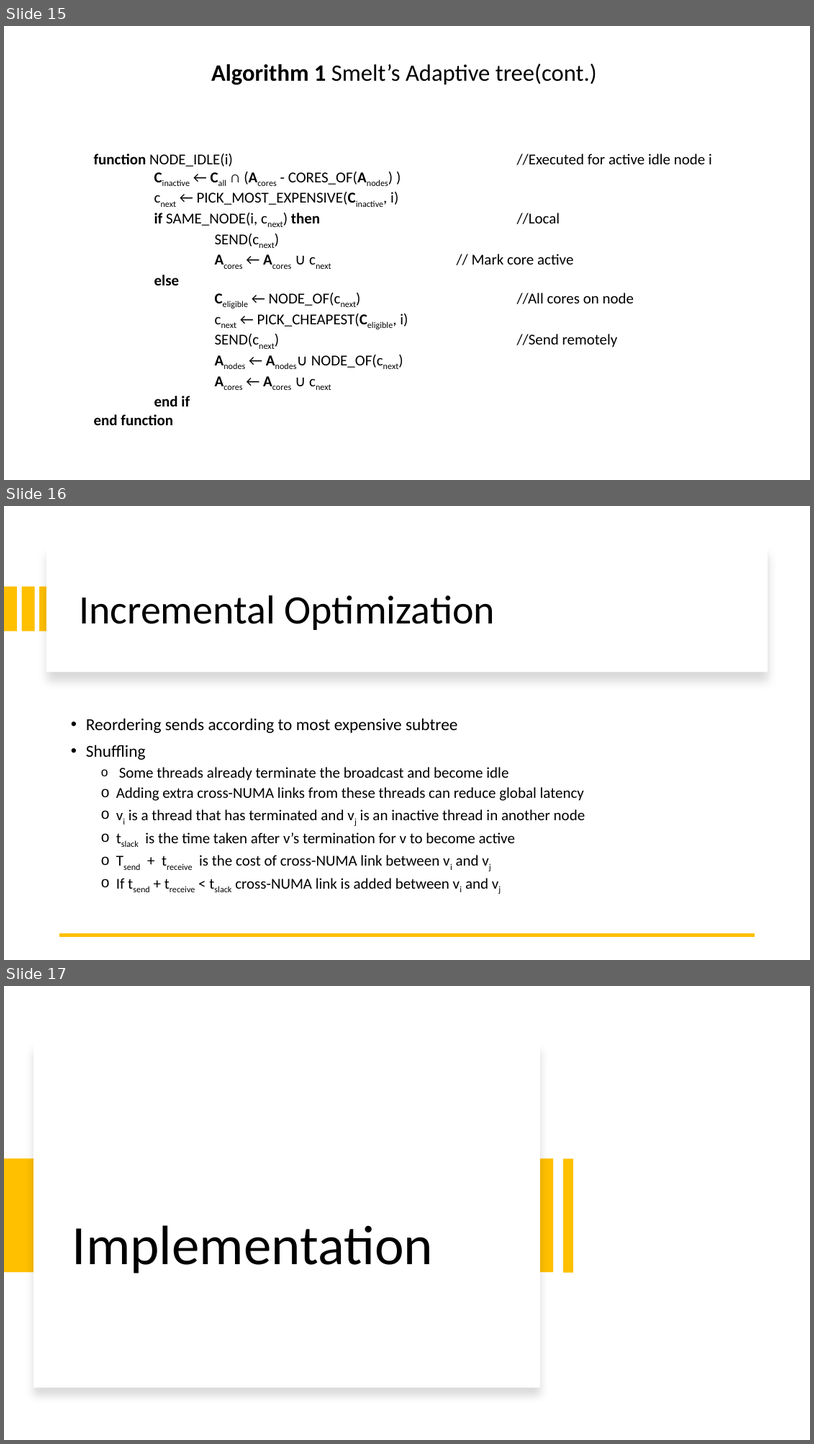
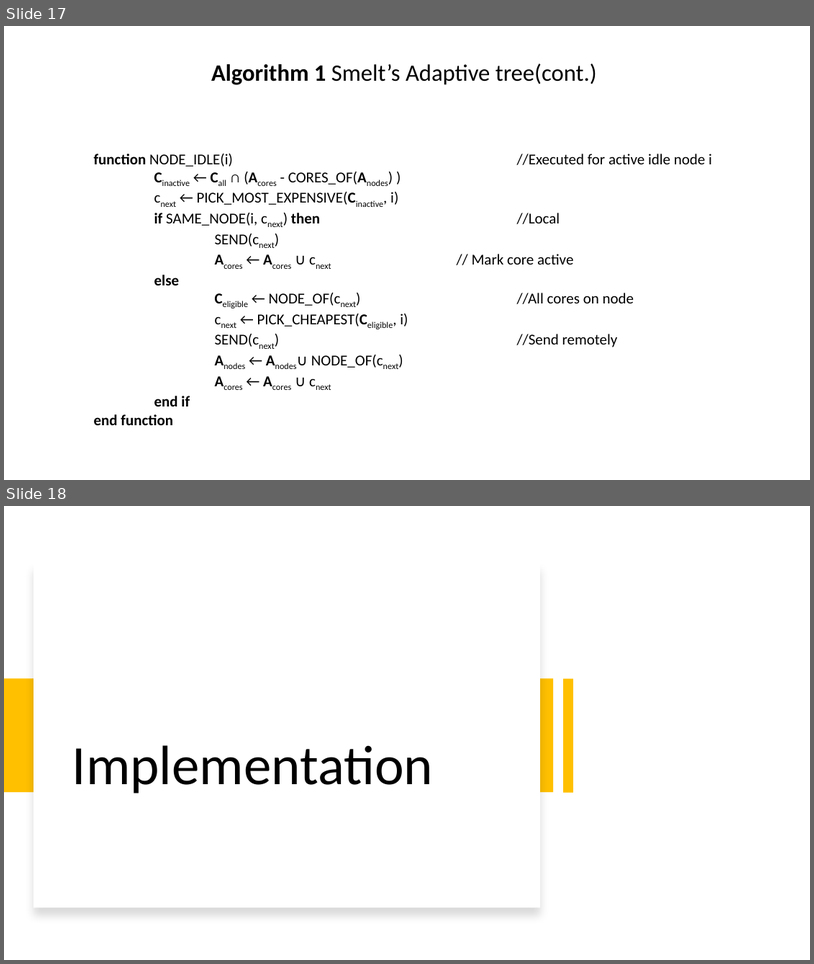
Before and after one commit to anveshmuppeda/Presentations, a slide deck: MABT_PPT.pptx. Shown one above the other, each under a label of ours: slides 15, 16 and 17 before the commit, slides 17 and 18 after it. The pictures are 814x1444 and 814x964 pixels, drawn with LibreOffice and Linux fonts; fonts in the diff are those of the drawing. Boxes give left, top, right and bottom in pixels: in the first picture for what was removed or moved away, otherwise in the second. Text is boxed around its words. In the diff, an @@ line names an element or a change of style, - is before the commit and + after.

```diff
--- a/MABT_PPT.pptx
+++ b/MABT_PPT.pptx
@@ slide 16 removed at [4, 506, 810, 960], background #FFFFFF @@
@@ rectangle removed at [46, 546, 768, 672] @@
@@ rectangle removed at [4, 587, 17, 631] @@
@@ rectangle removed at [21, 587, 34, 631] @@
@@ rectangle removed at [40, 587, 52, 631] @@
@@ title removed at [79, 595, 495, 630] @@
-Incremental Optimization
@@ text removed at [86, 718, 586, 888] @@
-• Reordering sends according to most expensive subtree
-• Shuffling
-  o Some threads already terminate the broadcast and become idle
-  o Adding extra cross-NUMA links from these threads can reduce global latency
-  o vi is a thread that has terminated and vj is an inactive thread in another node
-  o tslack is the time taken after v’s termination for v to become active
-  o Tsend + treceive is the cost of cross-NUMA link between vi and vj
-  o If tsend + treceive < tslack cross-NUMA link is added between vi and vj
@@ line removed from (756, 935) to (59, 935) @@
@@ what was slide 15 is now slide 17 @@
@@ what was slide 17 is now slide 18 @@
```
Also in this commit, not shown: 1 slide changed, 4 slides added, 3 other slides removed.
